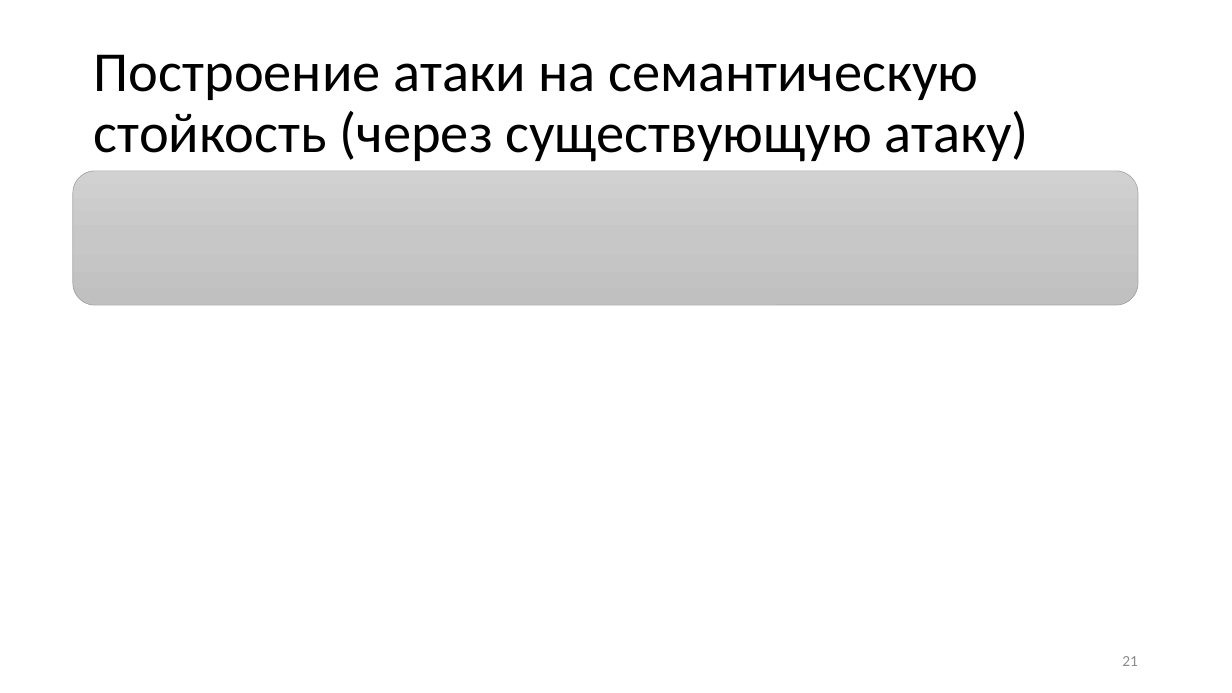
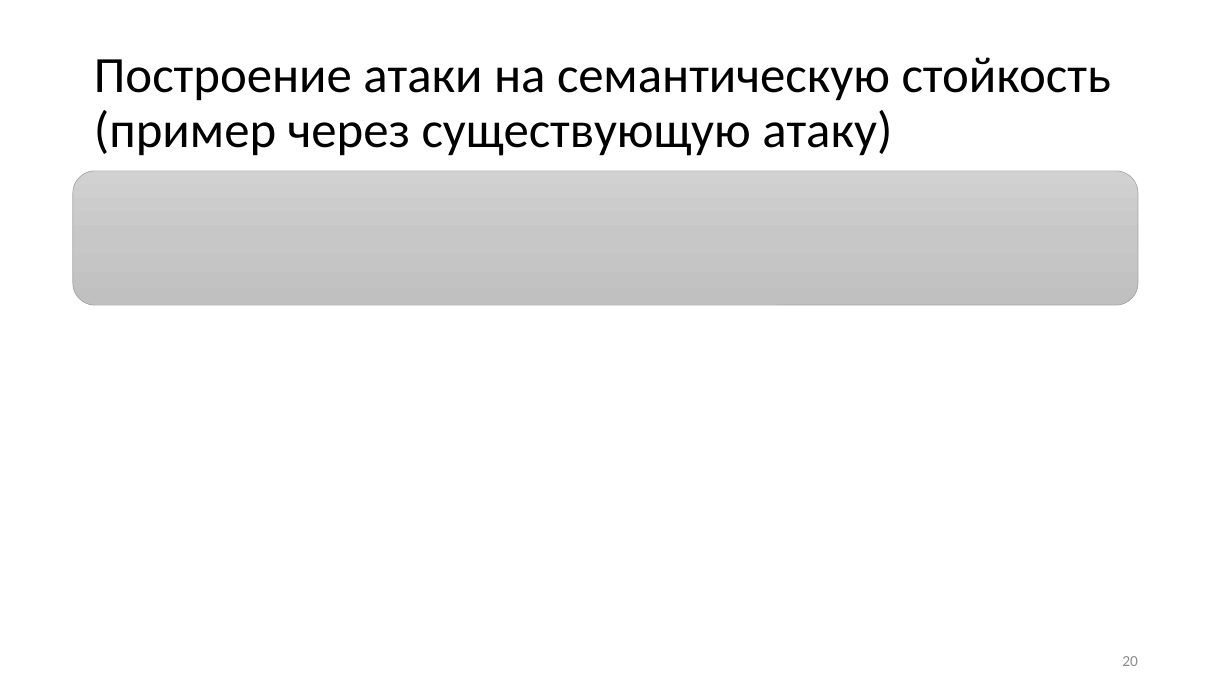
Before and after one commit to CryptoCourse/CryptoLectures, a slide deck: slide 20 of Lectures/Lecture1-b.pptx (slide 21 before the commit). Drawn at 1232x693 pixels with LibreOffice and Linux fonts; fonts in the diff are those of the drawing; grey boxes stand for pictures. Boxes give left, top, right and bottom in pixels: in the first picture for what was removed or moved away, otherwise in the second. Text is boxed around its words. In the diff, an @@ line names an element or a change of style, - is before the commit and + after.

```diff
--- a/Lectures/Lecture1-b.pptx
+++ b/Lectures/Lecture1-b.pptx
@@ title at (94, 57, 1111, 156): text changed; size 44 to 39.6 pt @@
-Построение атаки на семантическую стойкость (через существующую атаку)
+Построение атаки на семантическую стойкость (пример через существующую атаку)
@@ page number at (1122, 656, 1138, 666): text changed @@
-21
+20
```
Also in this commit, not shown: 10 other slides changed, 1 other file.
